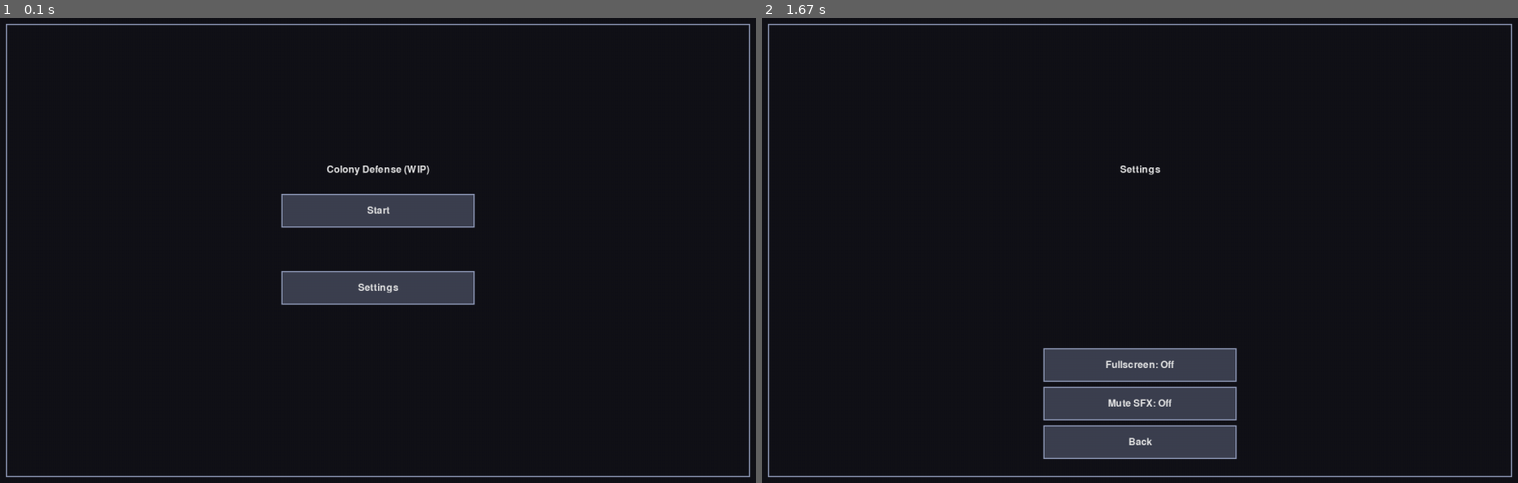
Above: before the commit, frames 1-2 (left to right).
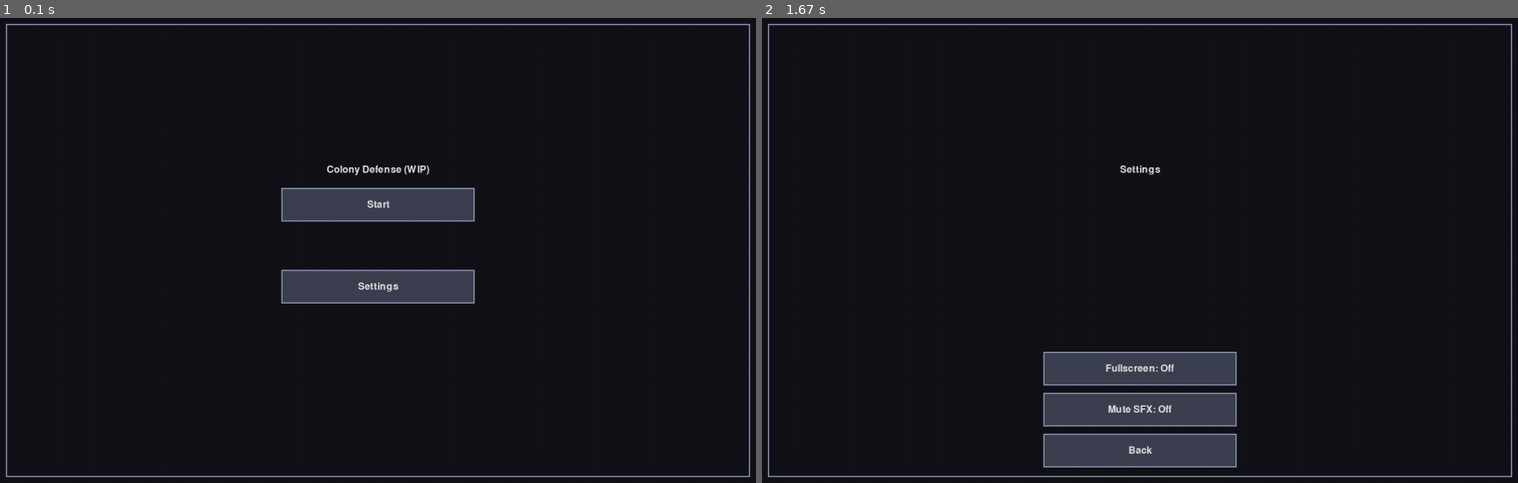
Above: after the commit, the same moments.

Repository: MiohitoKiri5474/PyGame-Final
Game: pygame game, started from src/main.py
Same seed, same stepped clock (60 frames per second), same inputs: the game is played once before the commit and once after it.
Inputs (mouse positions are in pixels of both pictures, inside the frame that each line leads up to):
- Up to frame 1 (0.1 s): no input
- Up to frame 2 (1.67 s): click (1109, 273) at 0.88 s

The runs differ from the first frame. In frame 1, 1.3% of the frame differs, in the area x 37-63%, y 36-62%; in frame 2, 2.8%, in the area x 37-63%, y 70-97%.

Commit message:
feat: wider gaps between menu buttons
BUTTON_GAP (vertical, stacked rows) 8 -> 12 - close to the max the
WINDOW_HEIGHT budget allows for the two-level layout (verified against
ui_layout.py's own overflow assert); trimmed _TITLE_CLEARANCE 40 -> 30 to
free up a little more room for it.

Split out a separate BUTTON_GAP_HORIZONTAL (8 -> 24) for side-by-side
buttons - only ConfirmOverwriteDialog's Yes/No pair uses this, and unlike
the vertical gap it isn't limited by the height budget, so it gets a much
more generous increase.

Disclosure: Based on Claude Code generated output.

Diff:
--- a/src/title_screen.py
+++ b/src/title_screen.py
@@ -7,7 +7,7 @@
 from constants import WINDOW_HEIGHT, WINDOW_WIDTH
 from sprites import other_background_sprite, title_background_sprite, title_logo_sprite
 from ui_layout import (
-    BUTTON_GAP,
+    BUTTON_GAP_HORIZONTAL,
     BUTTON_HEIGHT,
     BUTTON_WIDTH,
     FIRST_LEVEL_TOP,
@@ -66,9 +66,11 @@
         # at FIRST_LEVEL_TOP - see ui_layout.py for why these must differ.
         y = SECOND_LEVEL_TOP
         self.yes_rect = pygame.Rect(
-            WINDOW_WIDTH // 2 - BUTTON_WIDTH - BUTTON_GAP // 2, y, BUTTON_WIDTH, BUTTON_HEIGHT
+            WINDOW_WIDTH // 2 - BUTTON_WIDTH - BUTTON_GAP_HORIZONTAL // 2, y, BUTTON_WIDTH, BUTTON_HEIGHT
         )
-        self.no_rect = pygame.Rect(WINDOW_WIDTH // 2 + BUTTON_GAP // 2, y, BUTTON_WIDTH, BUTTON_HEIGHT)
+        self.no_rect = pygame.Rect(
+            WINDOW_WIDTH // 2 + BUTTON_GAP_HORIZONTAL // 2, y, BUTTON_WIDTH, BUTTON_HEIGHT
+        )
 
     def handle_click(self, pos: tuple[int, int]) -> str | None:
         return hit_test(pos, [(self.yes_rect, "yes"), (self.no_rect, "no")])
--- a/src/ui_layout.py
+++ b/src/ui_layout.py
@@ -23,7 +23,8 @@
 
 BUTTON_WIDTH = 320  # wide enough to read as deliberate, not a leftover default-sized control
 BUTTON_HEIGHT = 56
-BUTTON_GAP = 8
+BUTTON_GAP = 12  # vertical gap between stacked rows - capped by the WINDOW_HEIGHT budget below (see the assert)
+BUTTON_GAP_HORIZONTAL = 24  # gap between side-by-side buttons (ConfirmOverwriteDialog's Yes/No) - not height-budget-limited, so free to be wider
 ROW_HEIGHT = BUTTON_HEIGHT + BUTTON_GAP
 
 BUTTON_BG = (60, 64, 80)
@@ -31,7 +32,7 @@
 
 _SCREEN_TITLE_Y = WINDOW_HEIGHT // 3
 _FRAME_MARGIN = 24
-_TITLE_CLEARANCE = 40  # gap between the screen title text and the first button row
+_TITLE_CLEARANCE = 30  # gap between the screen title text and the first button row
 
 # Tallest screen at each level, in rows - keep these equal to the actual
 # max (TitleScreen uses 3, PauseMenu uses 4; SettingsScreen uses 3, only
